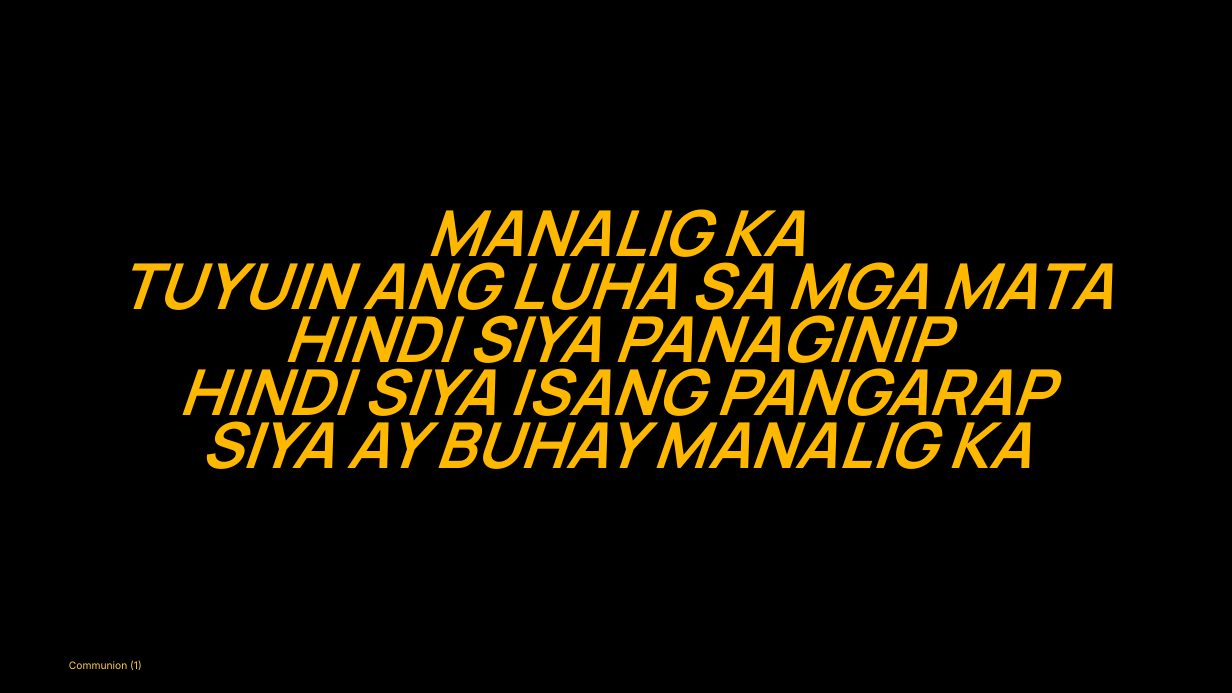
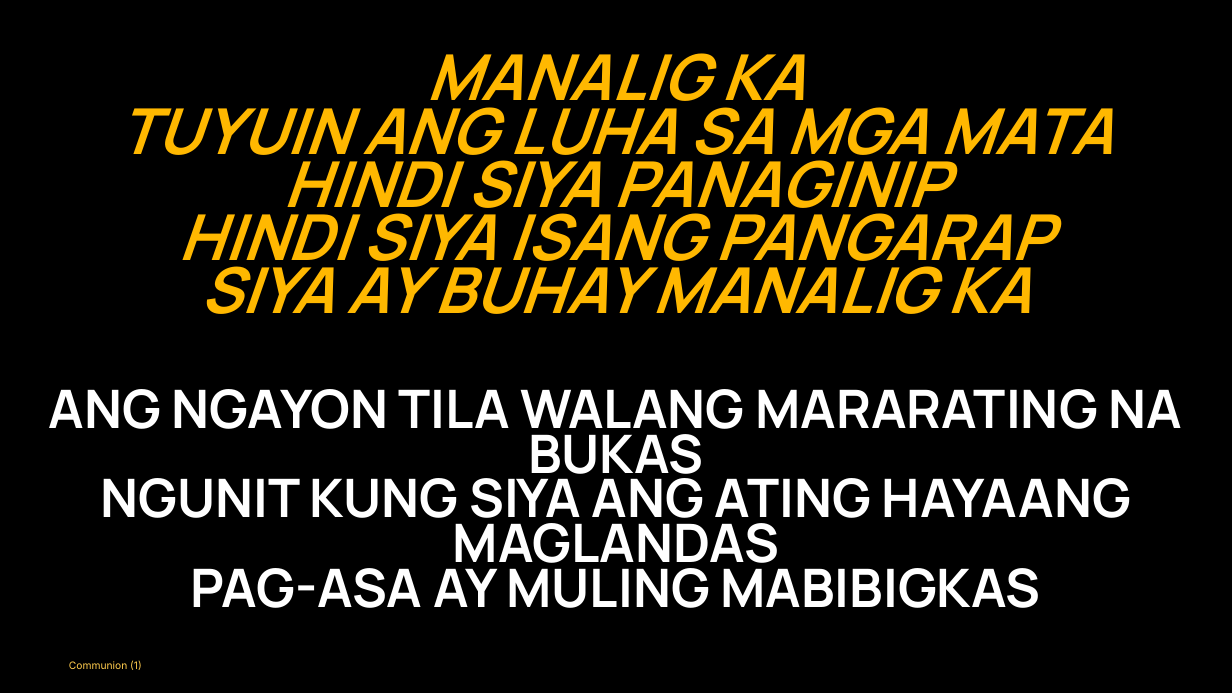
Before and after one commit to divinogabriel9/verbum, a slide deck: slide 54 of outputs/GFCC14Jun2026_11thSundayinOrdinaryTime.pptx (slide 59 before the commit). Drawn at 1232x693 pixels with LibreOffice and Linux fonts; fonts in the diff are those of the drawing. Boxes give left, top, right and bottom in pixels: in the first picture for what was removed or moved away, otherwise in the second. Text is boxed around its words. In the diff, an @@ line names an element or a change of style, - is before the commit and + after.

```diff
--- a/outputs/GFCC14Jun2026_11thSundayinOrdinaryTime.pptx
+++ b/outputs/GFCC14Jun2026_11thSundayinOrdinaryTime.pptx
@@ text "MANALIG KA": place and size @@
-text "MANALIG KA" at <box>118,209,1113,469</box>
+text "MANALIG KA" at <box>118,53,1113,314</box>
@@ text added at <box>49,389,1182,608</box>, 62 pt, text #FFFFFF, bold @@
+ANG NGAYON TILA WALANG MARARATING NA BUKAS
+NGUNIT KUNG SIYA ANG ATING HAYAANG MAGLANDAS
+PAG-ASA AY MULING MABIBIGKAS
```
Also in this commit, not shown: 11 other slides changed, 1 slide added, 12 slides removed, 28 other files.
